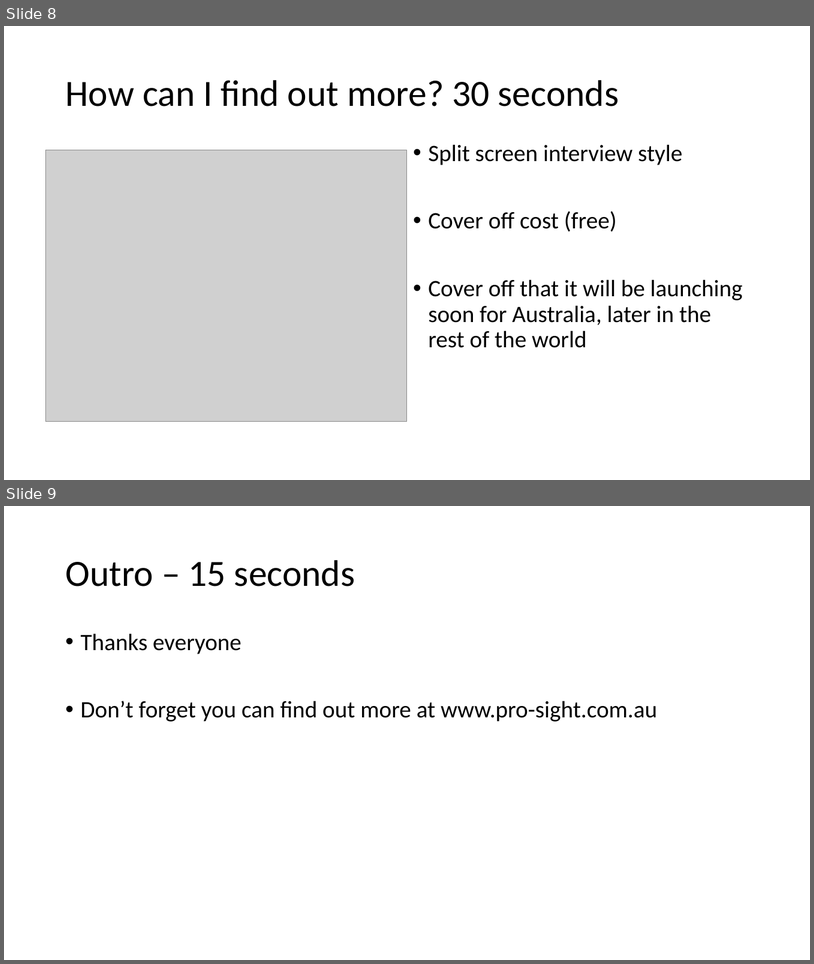
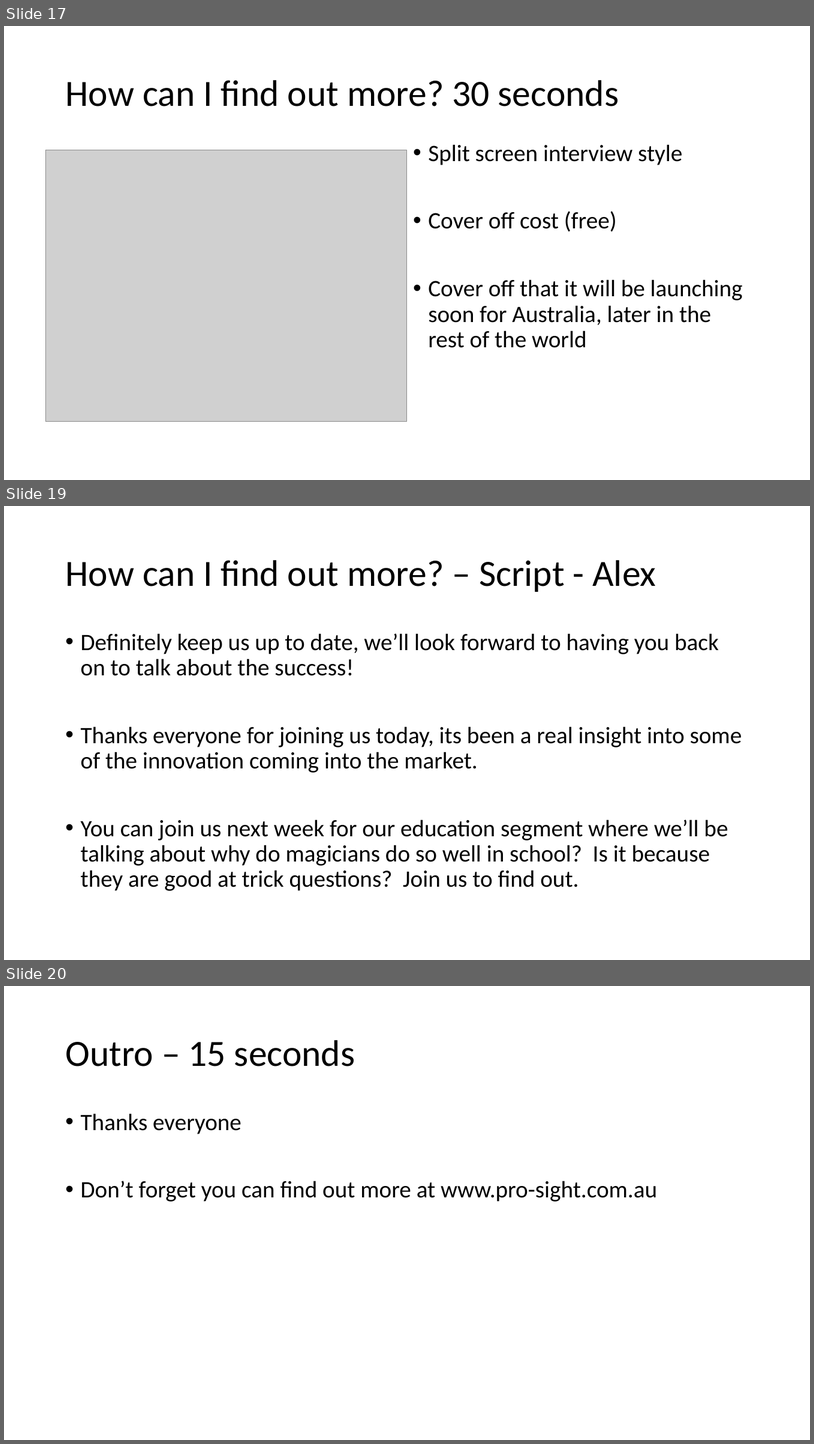
Before and after one commit to Brandon-M-Tech/Project-Assignment-3, a slide deck: storyboard-draft.pptx. Shown one above the other, each under a label of ours: slides 8 and 9 before the commit, slides 17, 19 and 20 after it; the slides between them are not shown. The pictures are 814x964 and 814x1444 pixels, drawn with LibreOffice and Linux fonts; fonts in the diff are those of the drawing; grey boxes stand for pictures. Boxes give left, top, right and bottom in pixels: in the first picture for what was removed or moved away, otherwise in the second. Text is boxed around its words. In the diff, an @@ line names an element or a change of style, - is before the commit and + after.

Commit message:
updated storyboard with draft script

```diff
--- a/storyboard-draft.pptx
+++ b/storyboard-draft.pptx
@@ slide 19 added at (x1=4, y1=506, x2=810, y2=960), background #FFFFFF @@
@@ title added at (x1=65, y1=560, x2=656, y2=592), 44 pt, text #000000 @@
+How can I find out more? – Script - Alex
@@ text added at (x1=81, y1=633, x2=743, y2=891), 28 pt, text #000000 @@
+• Definitely keep us up to date, we’ll look forward to having you back on to talk about the success!
+• Thanks everyone for joining us today, its been a real insight into some of the innovation coming into the market.
+• You can join us next week for our education segment where we’ll be talking about why do magicians do so well in school? Is it because they are good at trick questions? Join us to find out.
@@ what was slide 8 is now slide 17 @@
@@ what was slide 9 is now slide 20 @@
```
Also in this commit, not shown: 10 other slides added.
